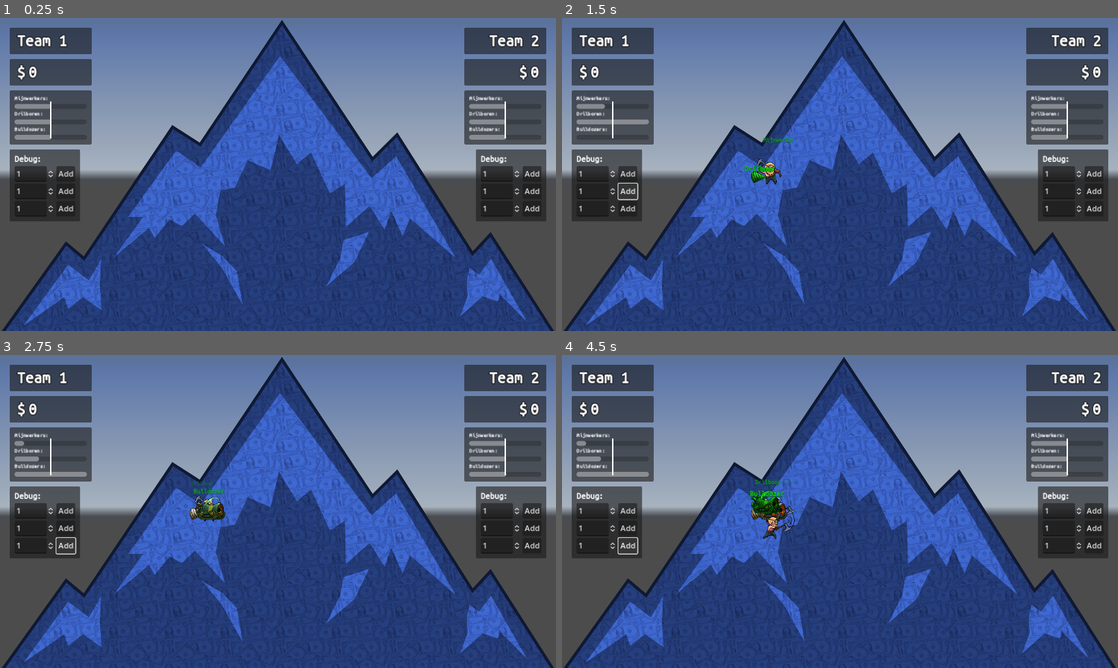
Above: before the commit, frames 1-4 (two rows, left to right).
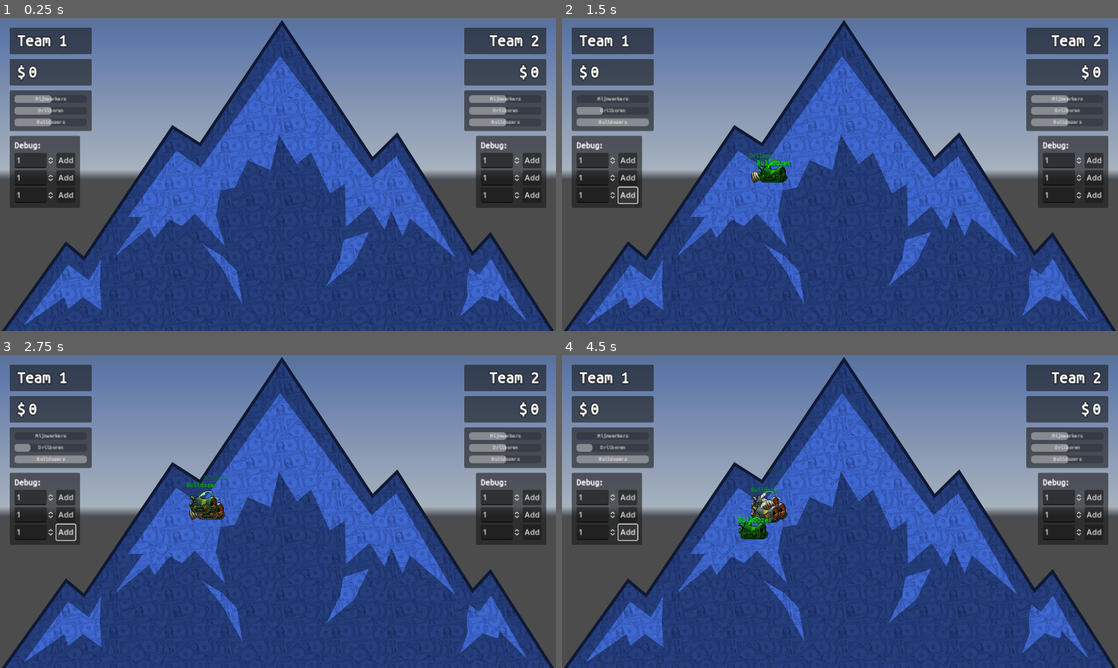
Above: after the commit, the same moments.

Repository: kwint/nfc-card-game
Game: Godot game, scene res://Scenes/Dashboard.tscn
Same seed, same stepped clock (60 frames per second), same inputs: the game is played once before the commit and once after it. A sky picture missing from this copy of the repository is replaced by a grey-blue gradient.
Inputs:
- Up to frame 1 (0.25 s): no input
- Up to frame 2 (1.5 s): click "Add" at 0.5 s; click "Add" at 1.25 s
- Up to frame 3 (2.75 s): click "Add" at 2 s
- Up to frame 4 (4.5 s): click "Add" at 2.75 s; click "Add" at 3.5 s; click "Add" at 4.25 s

The runs differ from the first frame. In frame 1, 4.5% of the frame differs, in the area x 1-99%, y 24-65%; in frame 2, 5.1%; in frame 3, 5.1%; in frame 4, 5.7%.

Commit message:
Render balance labels inside gauges

Diff:
--- a/dashboard/Prefabs/BalanceGauge.tscn
+++ b/dashboard/Prefabs/BalanceGauge.tscn
@@ -6,57 +6,77 @@
 [node name="BalanceGauge" type="VBoxContainer"]
 custom_minimum_size = Vector2(150, 0)
 offset_right = 150.0
-offset_bottom = 86.0
+offset_bottom = 58.0
+theme_override_constants/separation = 8
 alignment = 1
 script = ExtResource("1_yasbp")
 
-[node name="Label" type="Label" parent="."]
+[node name="Gauge1" type="MarginContainer" parent="."]
 layout_mode = 2
+
+[node name="Label" type="Label" parent="Gauge1"]
+custom_minimum_size = Vector2(0, 16)
+layout_mode = 2
+size_flags_horizontal = 4
 theme = ExtResource("2_klspo")
 theme_override_font_sizes/font_size = 10
-text = "Mijnwerkers:"
+text = "Mijnwerkers"
+horizontal_alignment = 1
+vertical_alignment = 1
 
-[node name="Gauge1" type="ProgressBar" parent="."]
+[node name="Gauge" type="ProgressBar" parent="Gauge1"]
 custom_minimum_size = Vector2(0, 10)
 layout_mode = 2
-size_flags_horizontal = 3
 size_flags_vertical = 1
 max_value = 1.0
 value = 0.3
 show_percentage = false
 
-[node name="Label2" type="Label" parent="."]
+[node name="Gauge2" type="MarginContainer" parent="."]
 layout_mode = 2
+
+[node name="Label" type="Label" parent="Gauge2"]
+custom_minimum_size = Vector2(0, 16)
+layout_mode = 2
+size_flags_horizontal = 4
 theme = ExtResource("2_klspo")
 theme_override_font_sizes/font_size = 10
-text = "Drilboren:"
+text = "Drilboren"
+horizontal_alignment = 1
+vertical_alignment = 1
 
-[node name="Gauge2" type="ProgressBar" parent="."]
+[node name="Gauge" type="ProgressBar" parent="Gauge2"]
 custom_minimum_size = Vector2(0, 10)
 layout_mode = 2
-size_flags_horizontal = 3
 size_flags_vertical = 1
 max_value = 1.0
 value = 0.5
 show_percentage = false
 
-[node name="Label3" type="Label" parent="."]
+[node name="Gauge3" type="MarginContainer" parent="."]
 layout_mode = 2
+
+[node name="Label" type="Label" parent="Gauge3"]
+custom_minimum_size = Vector2(0, 16)
+layout_mode = 2
+size_flags_horizontal = 4
 theme = ExtResource("2_klspo")
 theme_override_font_sizes/font_size = 10
-text = "Bulldozers:"
+text = "Bulldozers"
+horizontal_alignment = 1
+vertical_alignment = 1
 
-[node name="Gauge3" type="ProgressBar" parent="."]
+[node name="Gauge" type="ProgressBar" parent="Gauge3"]
 custom_minimum_size = Vector2(0, 10)
 layout_mode = 2
-size_flags_horizontal = 3
 size_flags_vertical = 1
 max_value = 1.0
 value = 0.8
 show_percentage = false
 
 [node name="Origin" type="Line2D" parent="."]
-position = Vector2(75, -7)
+visible = false
+position = Vector2(75, -25)
 points = PackedVector2Array(0, 20, 0, 96)
 width = 2.0
 antialiased = true
--- a/dashboard/Scripts/BalanceGauge.gd
+++ b/dashboard/Scripts/BalanceGauge.gd
@@ -8,9 +8,9 @@
 	Settings.MinerType.MINER3: 0,
 };
 @onready var levels = {
-	Settings.MinerType.MINER1: $Gauge1,
-	Settings.MinerType.MINER2: $Gauge2,
-	Settings.MinerType.MINER3: $Gauge3,
+	Settings.MinerType.MINER1: $Gauge1/Gauge,
+	Settings.MinerType.MINER2: $Gauge2/Gauge,
+	Settings.MinerType.MINER3: $Gauge3/Gauge,
 };
 
 
